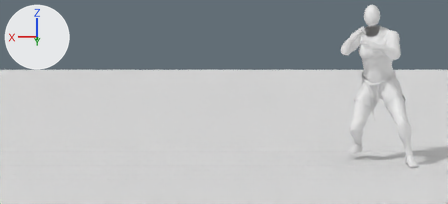
What one commit did to the Blender file anim-src/_preview_LeftUnarmed.blend.
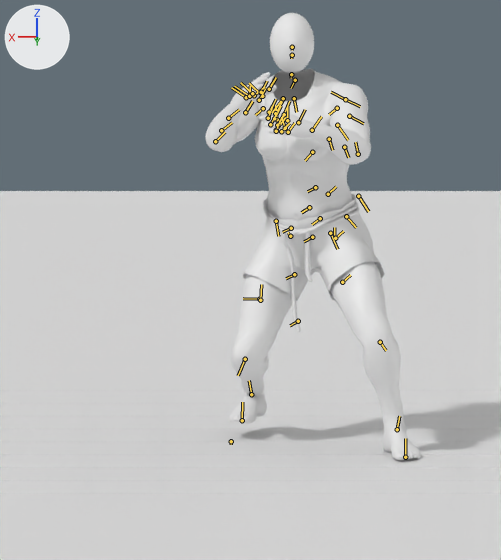
Old and new are each drawn from the file's camera 'CamWide' and again close up on the part from 59% to 100% of the width and 0% to 100% of the height. The lights are fixed; the arrows at upper left show +X, +Y and +Z. The last two pictures show the newer version. Both versions are drawn at frame 17 of the action 'StepDodgeLeftUnarmed'; the numbers are the values there. The bones that change, and the others that lie on the model, are drawn over the model as lines in the close-ups.

The first close-up shows 'Cube.028', 'Floor', 'HIMBO - Body HP', 'HIMBO - Boxers', 'HIMBO - Feet', 'HIMBO - Hands', 'PreviewHead' and 13 more.
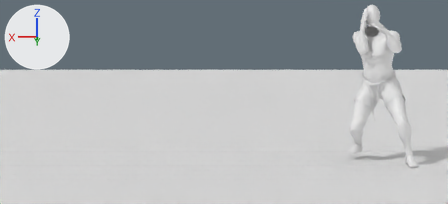
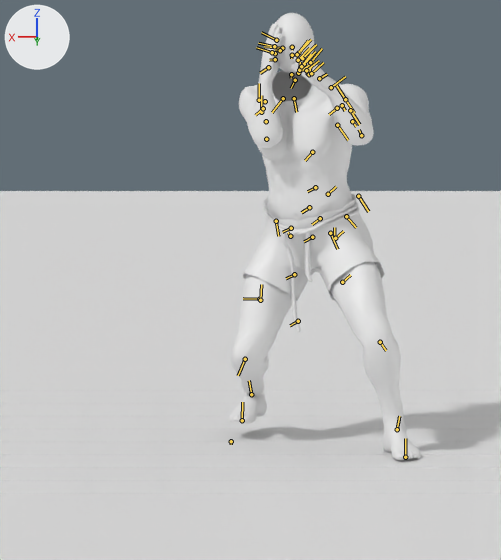
Pixel boxes [x1, y1, x2, y2] of what changed, in the close-ups (501 x 560 px):
```json
{"object": "HIMBO - Body HP", "change": "posed", "before": [206, 69, 403, 416], "after": [230, 70, 403, 416], "on screen": "12% narrower"}
{"object": "HIMBO - Hands", "change": "posed", "before": [223, 72, 331, 145], "after": [255, 22, 348, 107], "on screen": "14% narrower, 16% taller"}
{"bone": "NPC L UpperArm [LUar]", "before": "(345, 99) to (331, 92)", "after": "(345, 99) to (336, 85)"}
{"bone": "NPC L Forearm [LLar]", "before": "(358, 154) to (355, 142)", "after": "(361, 135) to (359, 129)"}
{"bone": "NPC R UpperArm [RUar]", "before": "(259, 100) to (265, 88)", "after": "(259, 100) to (259, 83)"}
{"bone": "NPC R Forearm [RLar]", "before": "(215, 141) to (225, 132)", "after": "(266, 139) to (265, 138)"}
```

Edits to the scene script, one JSON object a line:
```json
{"block": "bone_npc_l_upperarm__luar", "where": "bone_npc_l_upperarm__luar = bpy.data.objects['StepDodge_Skeleton'].pose.bones['NPC L UpperArm [LUar]']  # child of 'NPC L Clavicle [LClv]'"}
{"op": "set", "path": "bone_npc_l_upperarm__luar.rotation_quaternion", "old": "(0.879, -0.455, 0.134, 0.054)", "new": "(0.812, -0.548, 0.116, -0.165)", "note": "degrees (-55, 17, -2) -> degrees (-68, 0, -23)"}
{"block": "bone_npc_l_forearm__llar", "where": "bone_npc_l_forearm__llar = bpy.data.objects['StepDodge_Skeleton'].pose.bones['NPC L Forearm [LLar]']  # child of 'NPC L UpperArm [LUar]'"}
{"op": "set", "path": "bone_npc_l_forearm__llar.rotation_quaternion", "old": "(0.844, -0.536, 0.0, 0.0)", "new": "(0.8, -0.6, 0.0, 0.0)", "note": "degrees (-65, 0, 0) -> degrees (-74, 0, 0)"}
{"block": "bone_npc_r_upperarm__ruar", "where": "bone_npc_r_upperarm__ruar = bpy.data.objects['StepDodge_Skeleton'].pose.bones['NPC R UpperArm [RUar]']  # child of 'NPC R Clavicle [RClv]'"}
{"op": "set", "path": "bone_npc_r_upperarm__ruar.rotation_quaternion", "old": "(0.769, -0.624, -0.085, -0.111)", "new": "(0.682, -0.658, 0.291, -0.131)", "note": "degrees (-78, -16, -4) -> degrees (-92, 13, -35)"}
{"block": "bone_npc_r_forearm__rlar", "where": "bone_npc_r_forearm__rlar = bpy.data.objects['StepDodge_Skeleton'].pose.bones['NPC R Forearm [RLar]']  # child of 'NPC R UpperArm [RUar]'"}
{"op": "set", "path": "bone_npc_r_forearm__rlar.rotation_quaternion", "old": "(0.848, -0.53, 0.0, 0.0)", "new": "(0.705, -0.709, 0.0, 0.0)", "note": "degrees (-64, 0, 0) -> degrees (-90, 0, 0)"}
```
